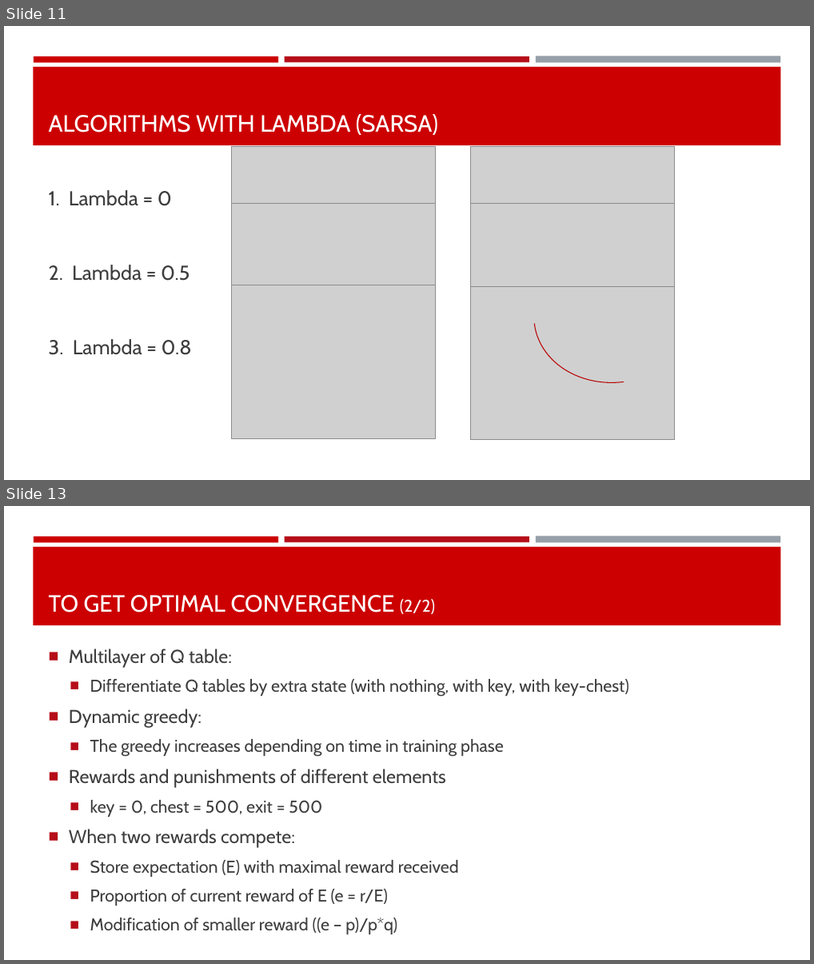
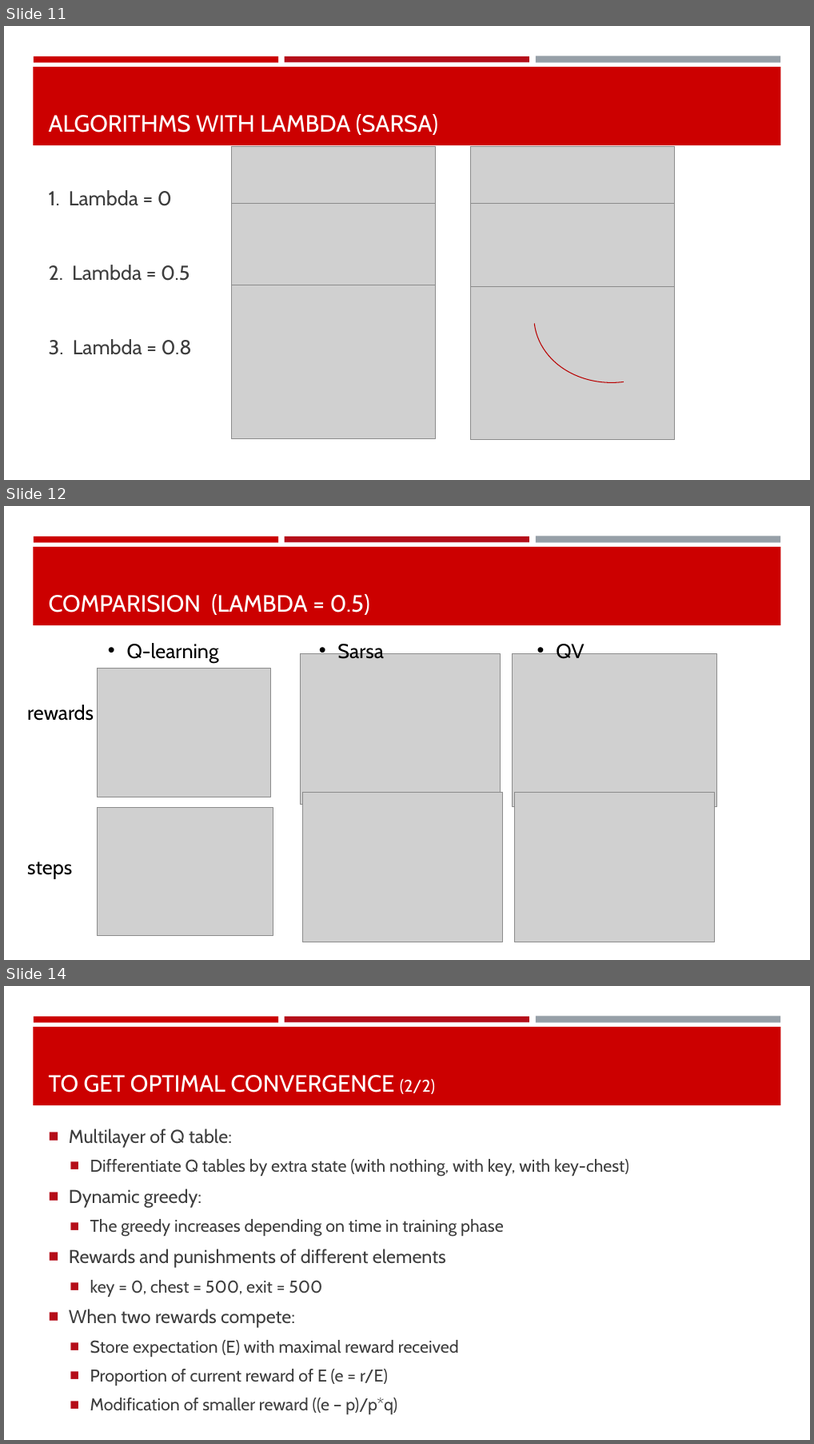
Before and after one commit to mengli11235/MachineLearning_Maze, a slide deck: Group Presentation 20180125.pptx. Shown one above the other, each under a label of ours: slides 11 and 13 before the commit, slides 11, 12 and 14 after it; the slides between them are not shown. The pictures are 814x964 and 814x1444 pixels, drawn with LibreOffice and Linux fonts; fonts in the diff are those of the drawing; grey boxes stand for pictures. Boxes give left, top, right and bottom in pixels: in the first picture for what was removed or moved away, otherwise in the second. Text is boxed around its words. In the diff, an @@ line names an element or a change of style, - is before the commit and + after.

```diff
--- a/Group Presentation 20180125.pptx
+++ b/Group Presentation 20180125.pptx
@@ slide 12 added at bbox=[4, 506, 810, 960], background #FFFFFF; not listed: 4 template elements that a slide beside it also shows @@
@@ title added at bbox=[49, 594, 370, 615], 28 pt, text #FFFFFF @@
+COMPARISION (LAMBDA = 0.5)
@@ text added at bbox=[127, 643, 219, 663], 24 pt, text #000000 @@
+• Q-learning
@@ text added at bbox=[338, 641, 383, 659], 24 pt, text #000000 @@
+• Sarsa
@@ text added at bbox=[556, 641, 584, 659], 24 pt, text #000000 @@
+• QV
@@ picture added at bbox=[97, 668, 270, 796] @@
@@ picture added at bbox=[301, 654, 501, 804] @@
@@ picture added at bbox=[513, 653, 718, 806] @@
@@ text added at bbox=[27, 704, 94, 720], 24 pt, text #000000 @@
+rewards
@@ picture added at bbox=[302, 792, 502, 941] @@
@@ picture added at bbox=[514, 792, 715, 941] @@
@@ picture added at bbox=[97, 808, 274, 936] @@
@@ text added at bbox=[27, 861, 72, 879], 24 pt, text #000000 @@
+steps
@@ what was slide 13 is now slide 14 @@
```
Also in this commit, not shown: 2 slides changed, 1 other slide added, 4 slides removed.
